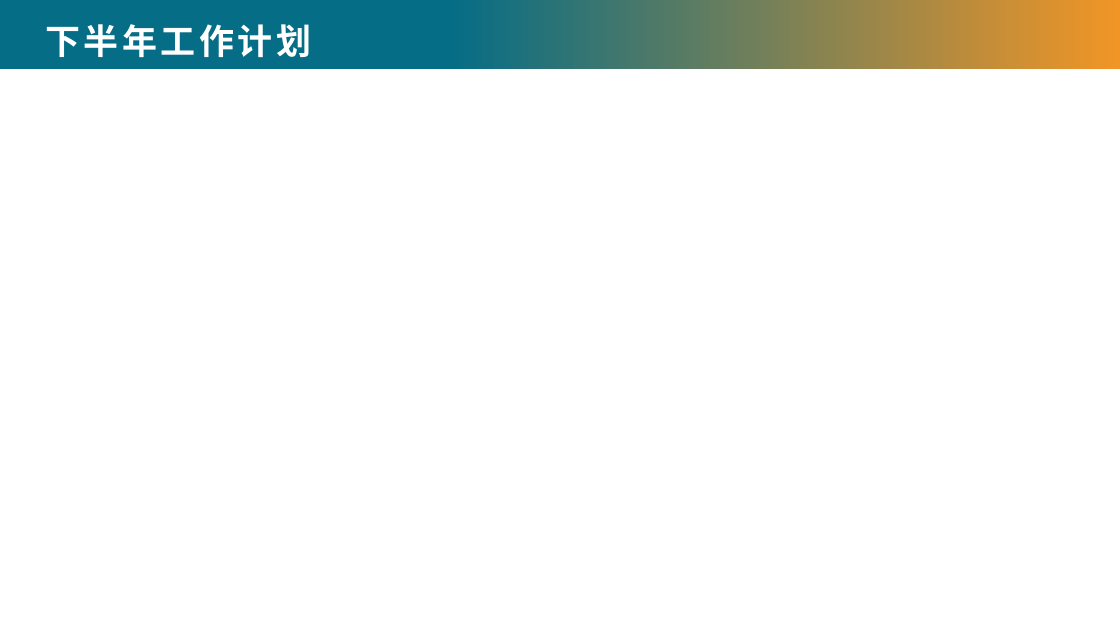
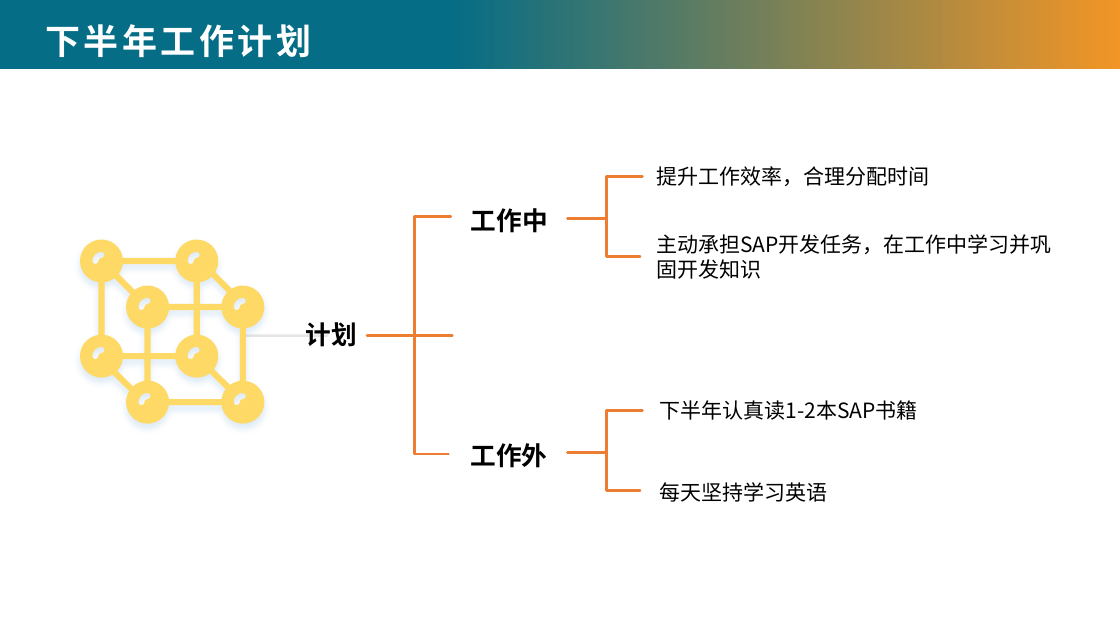
Before and after one commit to chenzz1228/MDG, a slide deck: slide 10 of 年中述职材料模板-职员.pptx. Drawn at 1120x630 pixels with LibreOffice and Linux fonts; fonts in the diff are those of the drawing; background and template pictures are left out. Boxes give left, top, right and bottom in pixels: in the first picture for what was removed or moved away, otherwise in the second. Text is boxed around its words. In the diff, an @@ line names an element or a change of style, - is before the commit and + after.

```diff
--- a/年中述职材料模板-职员.pptx
+++ b/年中述职材料模板-职员.pptx
@@ text added at (656, 166, 929, 186), 18 pt, text #000000 @@
+提升工作效率，合理分配时间
@@ text added at (471, 208, 548, 233), 22 pt, text #000000, bold @@
+工作中
@@ group added at (80, 176, 643, 491): 5 freeform shapes, 4 lines @@
@@ text added at (656, 234, 1052, 279), 18 pt, text #000000 @@
+主动承担SAP开发任务，在工作中学习并巩固开发知识
@@ text added at (306, 322, 357, 347), 22 pt, text #000000, bold @@
+计划
@@ text added at (660, 400, 918, 420), 18 pt, text #000000 @@
+下半年认真读1-2本SAP书籍
@@ text added at (471, 443, 548, 468), 22 pt, text #000000, bold @@
+工作外
@@ text added at (660, 482, 828, 502), 18 pt, text #000000 @@
+每天坚持学习英语
```
Also in this commit, not shown: 3 other slides changed, 1 slide removed.
